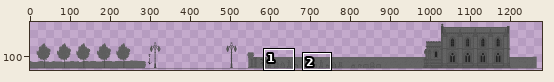
One commit to this pixel-art file: assets/lvl1.ase. Above, an overview of the earlier version with the close-up marked.
Close-up. First the earlier version:
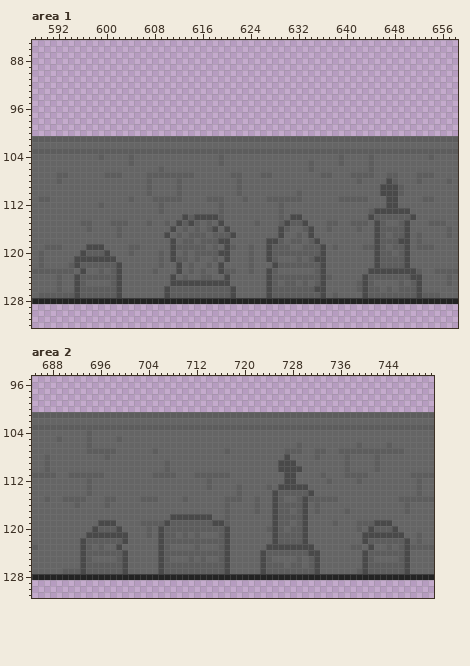
1280x144 pixels, 1 frame. Shown: area 1: x 588..658, y 85..132; area 2: x 685..751, y 95..131. The wide view leaves out empty margins. The commit also changed other parts of the picture, which this record leaves out.
The result:
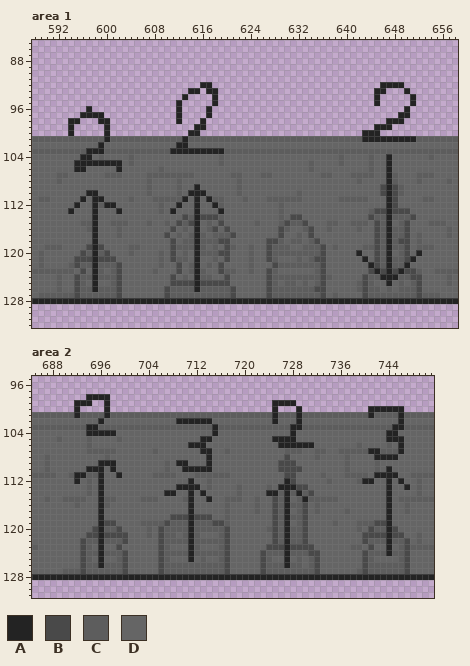
Palette (. is transparent): A #232323  B #494949  C #5d5d5d  D #656565
Commit message: Annotate spawn positions
The edit:
Changed rows in their new state; - is an unchanged pixel.
Area 1, layer "Spawn Notes":
first column x 594:
 92 ----------------------AA----------------------------AAAA---
 93 --------------------AA-AA--------------------------AA---A--
 94 -------------------A----A--------------------------A-----A-
 95 ------------------A-----A--------------------------A-----A-
 96 ---A--------------A----A--------------------------------A--
 97 --AAAA------------A----A-------------------------------AA--
 98 AA---AA-----------A---A------------------------------AAA---
 99 A-----A--------------AA----------------------------AAA-----
100 A-----A-------------AA---------------------------AAA-------
101 ------A------------A-----------------------------AAAAAAAAA-
102 -----A------------AA---------------------------------------
103 ---AAA-----------AAAAAAAAA---------------------------------
104 --AA-------------------------------------------------A-----
105 -AAAAAAAA--------------------------------------------A-----
106 -AA-----A--------------------------------------------A-----
107 -----------------------------------------------------A-----
108 -----------------------------------------------------A-----
109 ---------------------A-------------------------------A-----
110 ---AA---------------AAA------------------------------A-----
111 --A-AA-------------A-A-A-----------------------------A-----
112 -A--A-AA----------A--A--A----------------------------A-----
113 A---A---A--------A---A---A---------------------------A-----
114 ----A----------------A-------------------------------A-----
115 ----A----------------A-------------------------------A-----
116 ----A----------------A-------------------------------A-----
117 ----A----------------A-------------------------------A-----
118 ----A----------------A-------------------------------A-----
119 ----A----------------A-------------------------------A-----
120 ----A----------------A--------------------------A----A----A
121 ----A----------------A---------------------------A---A---A-
122 ----A----------------A----------------------------A--A--A--
123 ----A----------------A-----------------------------A-A-A---
124 ----A----------------A------------------------------AAA----
125 ----A----------------A-------------------------------A-----
126 ----A----------------A-------------------------------------
Area 2, layer "Spawn Notes":
first column x 692:
 98 --AAAA--------------------------------------------------
 99 AAA--A---------------------------AAAA-------------------
100 A----A---------------------------A---A-----------AAAAAA-
101 A----A---------------------------A---A-----------A----A-
102 ----A------------AAAAAA----------A---A----------------A-
103 --AA-------------------A------------AA---------------AA-
104 --AAAAA----------------A------------A---------------AA--
105 ---------------------AA----------AAAA---------------AAA-
106 -------------------AAA------------AAAAAA--------------A-
107 ---------------------AA--------------------------AA---A-
108 ----------------------A---------------------------AAAA--
109 ----AAA----------AA---A---------------------------------
110 --AAA-A-----------AAAAA-----------------------------A---
111 AA--A--A------------------------------------------AAAA--
112 A---A--------------A---------------A------------AA--A-A-
113 ----A------------AAAA-------------AAA---------------A--A
114 ----A----------AA--A-A----------AA-A-A--------------A---
115 ----A--------------A--A------------A--A-------------A---
116 ----A--------------A---------------A----------------A---
117 ----A--------------A---------------A----------------A---
118 ----A--------------A---------------A----------------A---
119 ----A--------------A---------------A----------------A---
120 ----A--------------A---------------A----------------A---
121 ----A--------------A---------------A----------------A---
122 ----A--------------A---------------A----------------A---
123 ----A--------------A---------------A----------------A---
124 ----A--------------A---------------A----------------A---
125 ----A--------------A---------------A--------------------
126 ----A------------------------------A--------------------
